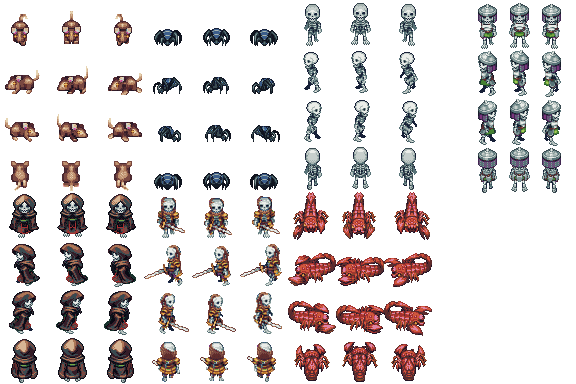
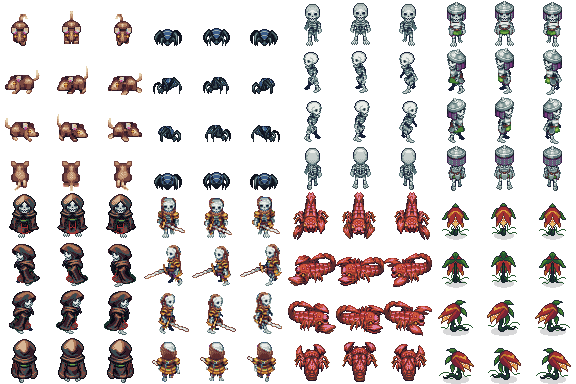
Layers edited between the first and the second 576 x 384 image:
added layer "Plant" above "Layer 0" over (438, 203, 571, 384)
painted on "Layer 0" over (447, 1, 562, 193)